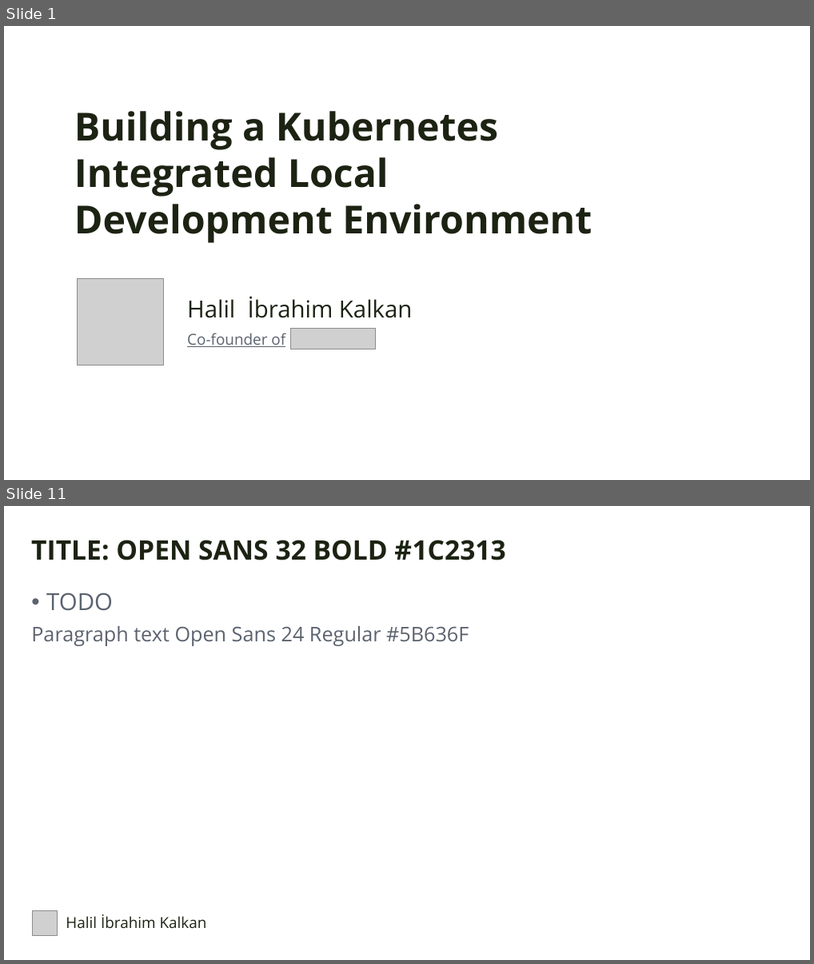
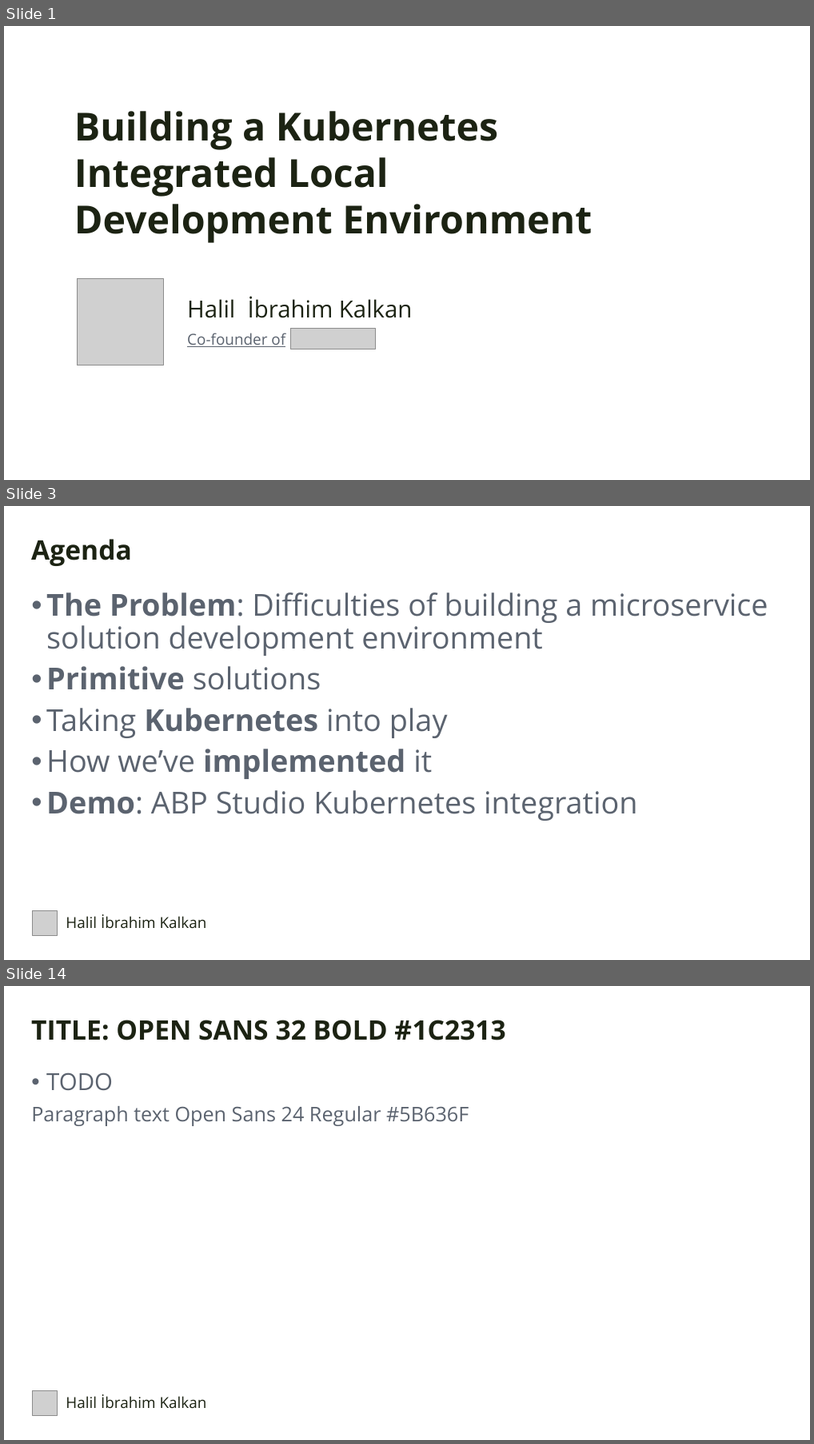
Before and after one commit to hikalkan/presentations, a slide deck: 2023-10-07 Devnot Kubernetes Integrated Development/KubernetesIntegratedDevelopment2023.pptx. Shown one above the other, each under a label of ours: slides 1 and 11 before the commit, slides 1, 3 and 14 after it; the slides between them are not shown. The pictures are 814x964 and 814x1444 pixels, drawn with LibreOffice and Linux fonts; fonts in the diff are those of the drawing; grey boxes stand for pictures; background and template pictures are left out. Boxes give left, top, right and bottom in pixels: in the first picture for what was removed or moved away, otherwise in the second. Text is boxed around its words. In the diff, an @@ line names an element or a change of style, - is before the commit and + after.

```diff
--- a/2023-10-07 Devnot Kubernetes Integrated Development/KubernetesIntegratedDevelopment2023.pptx
+++ b/2023-10-07 Devnot Kubernetes Integrated Development/KubernetesIntegratedDevelopment2023.pptx
@@ slide 3 added at box(4, 506, 810, 960), background picture (left out) @@
@@ text added at box(31, 539, 132, 566), 32 pt, text #1C2313, bold @@
+Agenda
@@ text added at box(46, 592, 768, 820), 36 pt, text #5B636F @@
+• The Problem: Difficulties of building a microservice solution development environment
+• Primitive solutions
+• Taking Kubernetes into play
+• How we’ve implemented it
+• Demo: ABP Studio Kubernetes integration
@@ picture added at box(32, 910, 57, 935) @@
@@ text added at box(66, 914, 207, 928), 18 pt, text #1C2313 @@
+Halil İbrahim Kalkan
@@ what was slide 11 is now slide 14 @@
```
Also in this commit, not shown: 1 slide changed, 10 other slides added, 11 slides removed.
